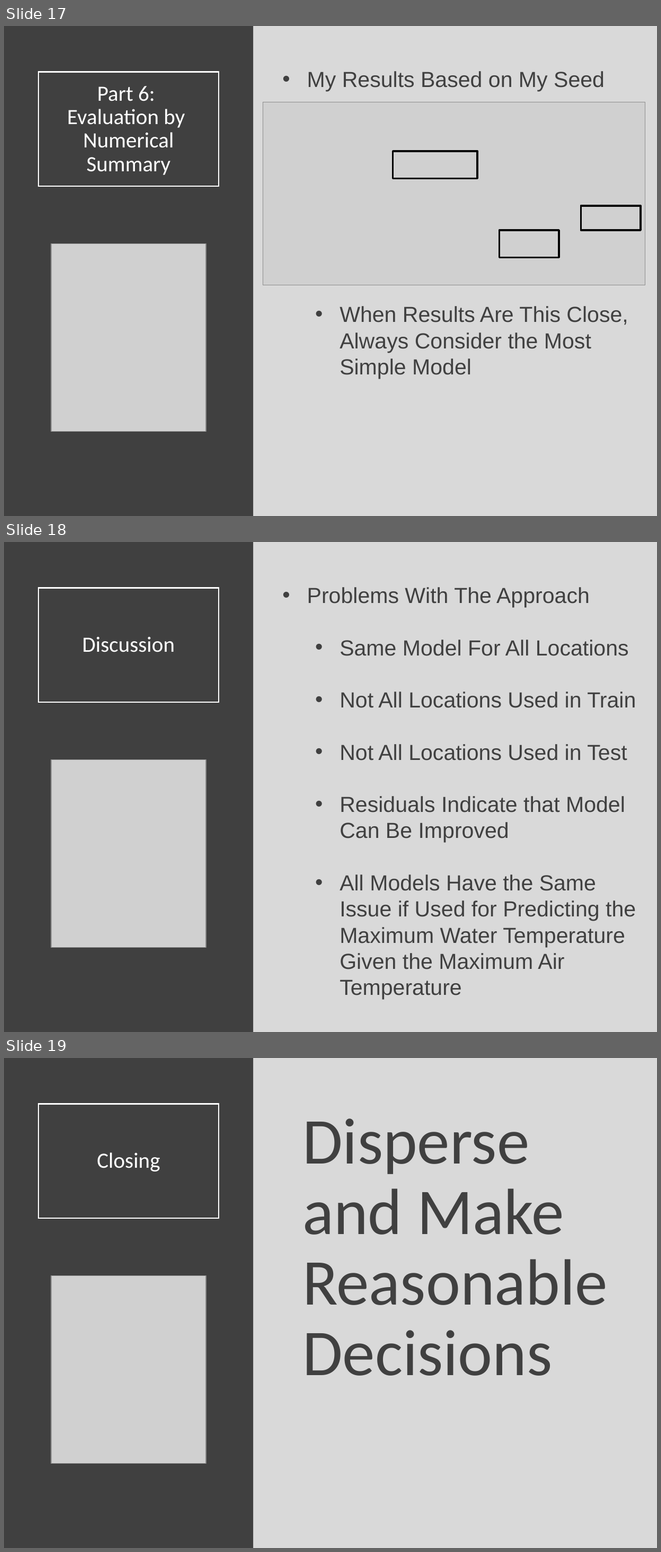
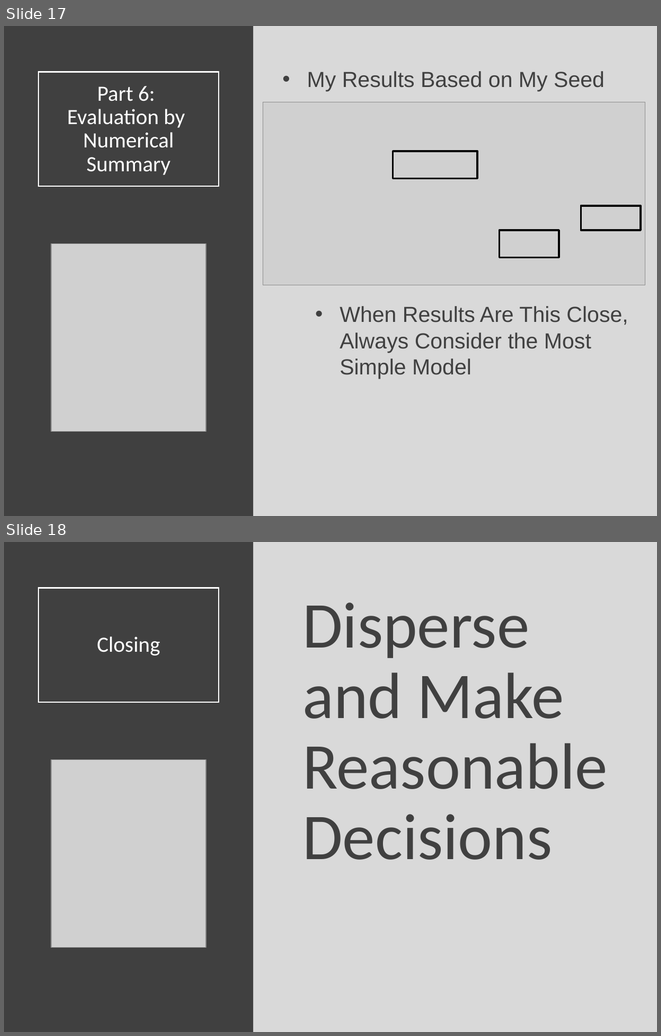
Before and after one commit to Yixf-Self/STOR320_WEBSITE, a slide deck: Lecture/Lecture 24/Lecture 24.pptx. Shown one above the other, each under a label of ours: slides 17, 18 and 19 before the commit, slides 17 and 18 after it. The pictures are 661x1552 and 661x1036 pixels, drawn with LibreOffice and Linux fonts; fonts in the diff are those of the drawing; grey boxes stand for pictures. Boxes give left, top, right and bottom in pixels: in the first picture for what was removed or moved away, otherwise in the second. Text is boxed around its words. In the diff, an @@ line names an element or a change of style, - is before the commit and + after.

```diff
--- a/Lecture/Lecture 24/Lecture 24.pptx
+++ b/Lecture/Lecture 24/Lecture 24.pptx
@@ slide 18 removed at [4, 542, 657, 1032], background #D9D9D9 @@
@@ rectangle removed at [4, 542, 254, 1032] @@
@@ title removed at [38, 588, 219, 702] @@
-Discussion
@@ text removed at [307, 587, 636, 999] @@
-• Problems With The Approach
-  • Same Model For All Locations
-  • Not All Locations Used in Train
-  • Not All Locations Used in Test
-  • Residuals Indicate that Model Can Be Improved
-  • All Models Have the Same Issue if Used for Predicting the Maximum Water Temperature Given the Maximum Air Temperature
@@ picture removed at [51, 759, 206, 947] @@
@@ what was slide 19 is now slide 18 @@
```
Also in this commit, not shown: 5 other files.
